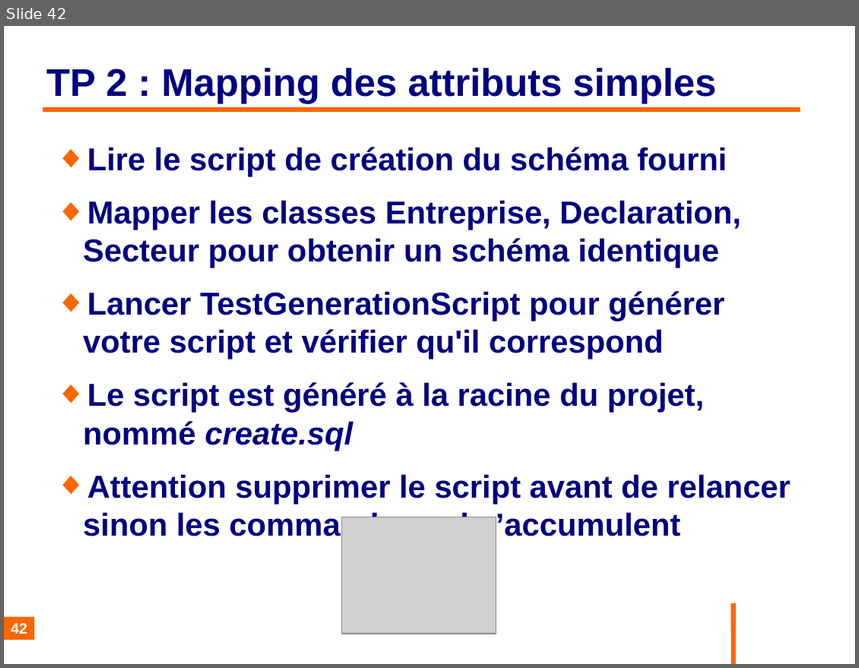
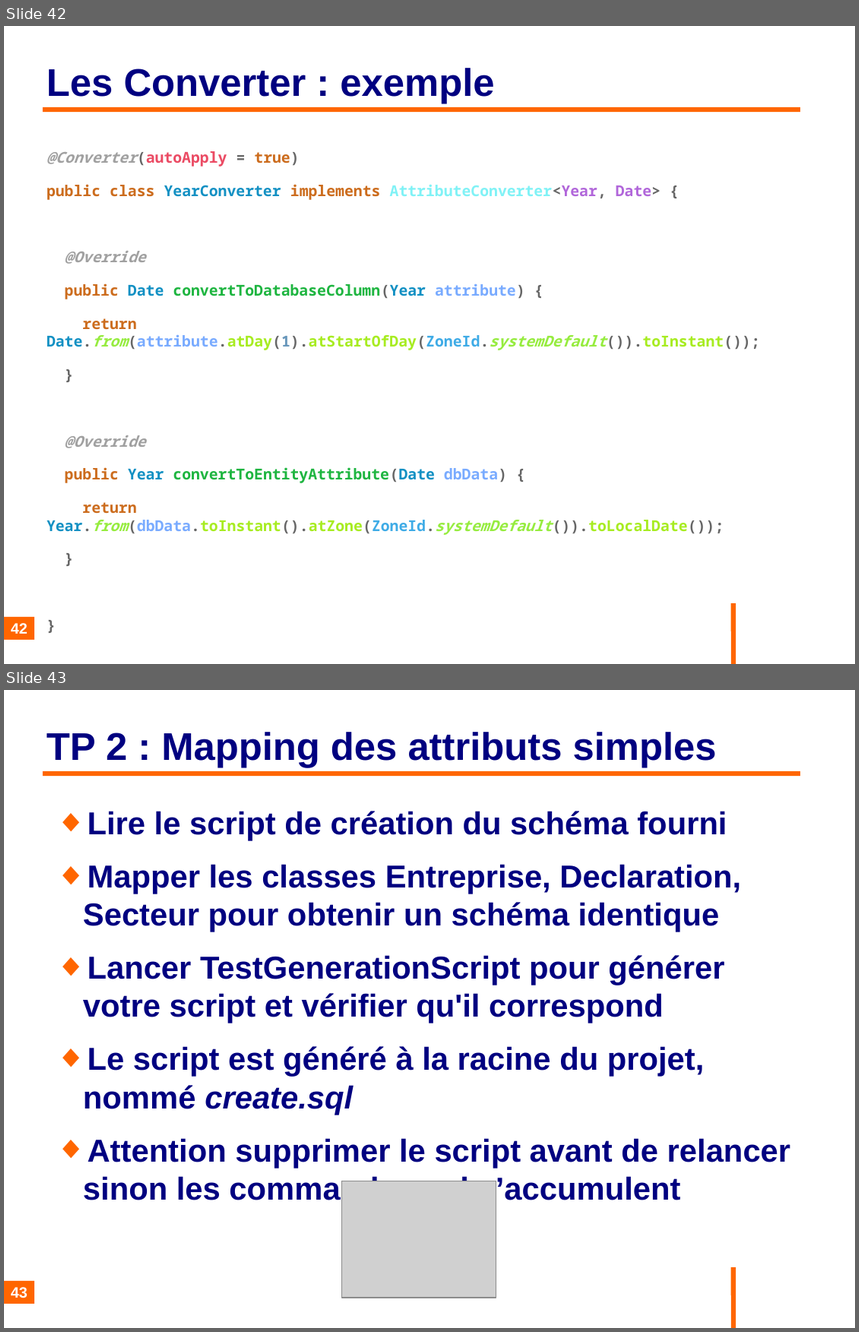
Before and after one commit to philphils/formation-hibernate-basique, a slide deck: Documentation/diapo_formation_hibernate.odp. Shown one above the other, each under a label of ours: slide 42 before the commit, slides 42 and 43 after it. The pictures are 859x668 and 859x1332 pixels, drawn with LibreOffice and Linux fonts; fonts in the diff are those of the drawing; grey boxes stand for pictures; background and template pictures are left out. Boxes give left, top, right and bottom in pixels: in the first picture for what was removed or moved away, otherwise in the second. Text is boxed around its words. In the diff, an @@ line names an element or a change of style, - is before the commit and + after.

Commit message:
Ajout exemple converter

```diff
--- a/Documentation/diapo_formation_hibernate.odp
+++ b/Documentation/diapo_formation_hibernate.odp
@@ slide 42 added at (4,26,855,664), background #FFFFFF; not listed: 1 template element that a slide beside it also shows @@
@@ title added at (47,68,494,104), 36 pt, text #000080, bold @@
+Les Converter : exemple
@@ line added from (43, 110) to (801, 110), #FF6600 4.54 pt @@
@@ text added at (47,151,760,535), 14 pt, text #A7EC21, bold @@
+@Converter(autoApply = true)
+public class YearConverter implements AttributeConverter<Year, Date> {
+@Override
+public Date convertToDatabaseColumn(Year attribute) {
+return Date.from(attribute.atDay(1).atStartOfDay(ZoneId.systemDefault()).toInstant());
+}
+@Override
+public Year convertToEntityAttribute(Date dbData) {
+return Year.from(dbData.toInstant().atZone(ZoneId.systemDefault()).toLocalDate());
+}
+}
@@ page number added at (4,618,34,641), fill #FF6600, 14 pt, text #FFFFFF, bold @@
+42
@@ what was slide 42 is now slide 43 @@
@@ page number at (11,1287,28,1299): text changed @@
-42
+43
```
